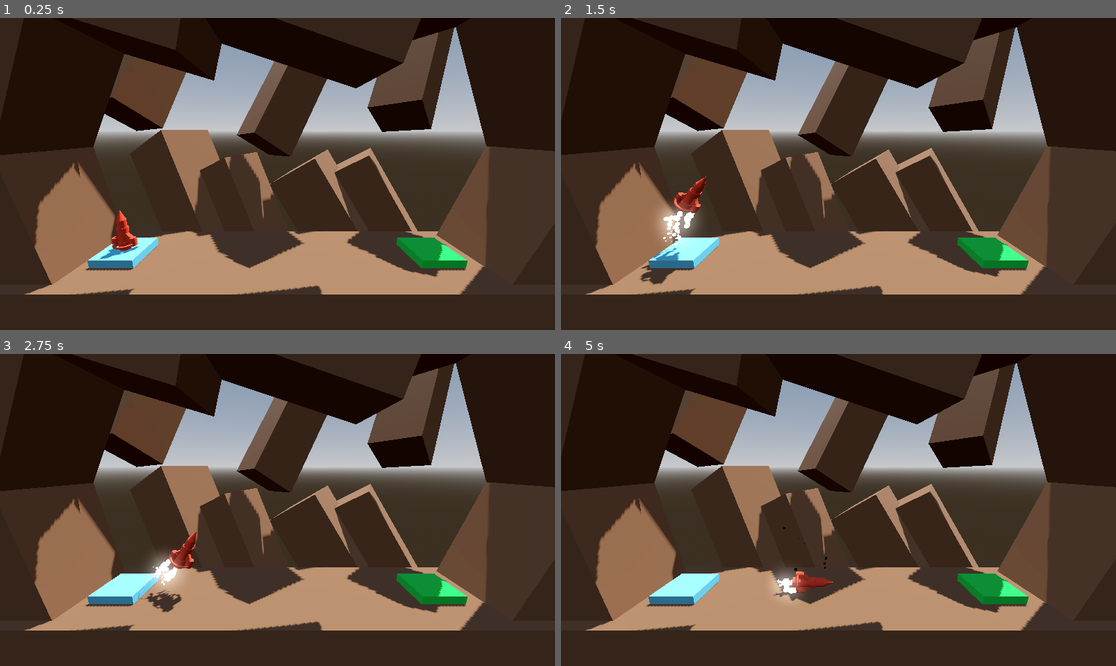
Above: before the commit, frames 1-4 (two rows, left to right).
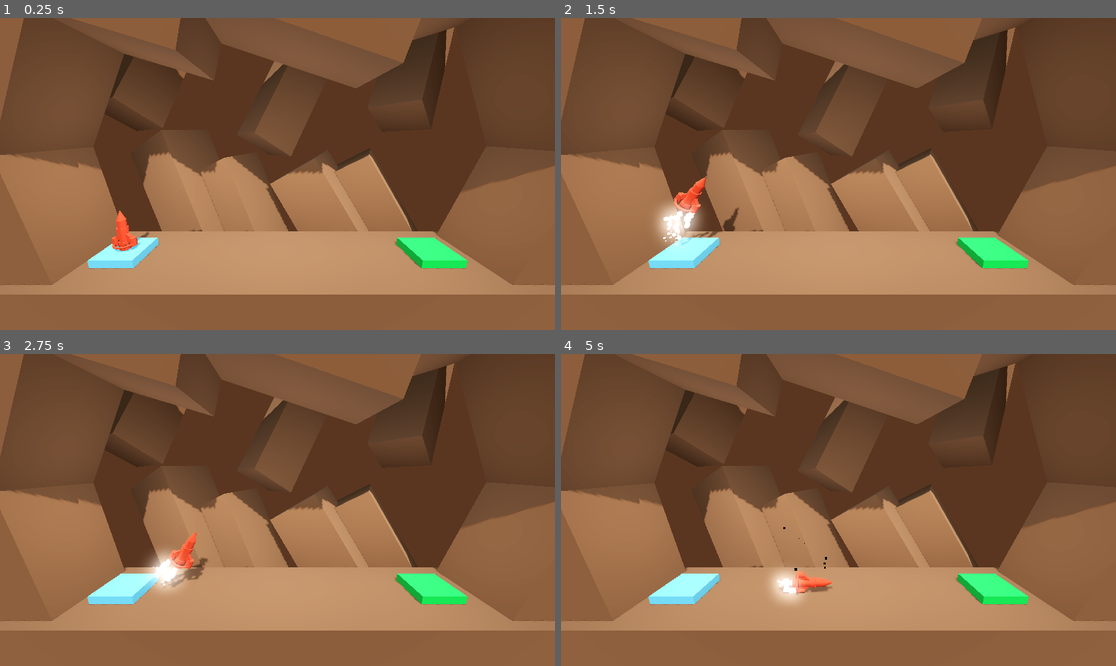
Above: after the commit, the same moments.

Repository: suthikawong/project-boost-game
Game: Godot game, scene res://Level/level.tscn
The game is run twice, just before and just after one commit, with the same random seed, the same clock (stepped at 60 frames per second) and the same inputs.
Inputs:
- Up to frame 1 (0.25 s): no input
- Up to frame 2 (1.5 s): tap Enter at 0.5 s; hold D (rotate_right) 0.53-1.28 s; hold Space (boost) 0.53-1.28 s; hold A (rotate_left) from 1.28 s (still down); tap Space (boost) at 1.35 s
- Up to frame 3 (2.75 s): release A (rotate_left) at 2.03 s; hold D (rotate_right) from 2.03 s (still down); hold Space (boost) from 2.03 s (still down)
- Up to frame 4 (5 s): release Space (boost) at 2.78 s; tap Space (boost) at 2.85, 4.35 s; release D (rotate_right) at 3.53 s; hold Space (boost) 3.53-4.28 s; hold A (rotate_left) from 3.53 s (still down)

The runs differ from the first frame. In frame 1, 82% of the frame differs, in the area x 0-100%, y 0-100%; in frame 2, 82%; in frame 3, 82%; in frame 4, 81%.

Commit message:
fix light & env

Diff:
--- a/Background.tscn
+++ b/Background.tscn
@@ -1,7 +1,22 @@
-[gd_scene load_steps=2 format=3 uid="uid://bpygpak4qvghm"]
+[gd_scene load_steps=5 format=3 uid="uid://bpygpak4qvghm"]
 
 [sub_resource type="StandardMaterial3D" id="StandardMaterial3D_n8kd4"]
 albedo_color = Color(0.4, 0.270588, 0.176471, 1)
+
+[sub_resource type="ProceduralSkyMaterial" id="ProceduralSkyMaterial_u3fdi"]
+sky_horizon_color = Color(0.64625, 0.65575, 0.67075, 1)
+ground_horizon_color = Color(0.64625, 0.65575, 0.67075, 1)
+
+[sub_resource type="Sky" id="Sky_vq106"]
+sky_material = SubResource("ProceduralSkyMaterial_u3fdi")
+
+[sub_resource type="Environment" id="Environment_0dr7u"]
+background_mode = 1
+background_color = Color(0.07, 0.0449633, 0.0294, 1)
+sky = SubResource("Sky_vq106")
+ambient_light_source = 3
+tonemap_mode = 2
+glow_enabled = true
 
 [node name="Floor" type="CSGBox3D" groups=["Hazard"]]
 transform = Transform3D(1, 0, 0, 0, 1, 0, 0, 0, 1, 0, -4, 0)
@@ -78,3 +93,26 @@
 transform = Transform3D(-0.418265, 0.194367, -0.887286, 0.522128, 0.850771, -0.0597624, 0.743261, -0.488273, -0.457332, -8.46616, 15.1844, -6.51466)
 size = Vector3(3, 10, 3)
 material = SubResource("StandardMaterial3D_n8kd4")
+
+[node name="DirectionalLight3D" type="DirectionalLight3D" parent="."]
+transform = Transform3D(0.984808, -0.111619, 0.133022, 0, 0.766044, 0.642788, -0.173648, -0.633022, 0.754407, 0, 0, 0)
+light_energy = 0.5
+shadow_enabled = true
+
+[node name="WorldEnvironment" type="WorldEnvironment" parent="."]
+environment = SubResource("Environment_0dr7u")
+
+[node name="OmniLight3D" type="OmniLight3D" parent="."]
+transform = Transform3D(1, 0, 0, 0, 1, 0, 0, 0, 1, 0, 9, 0)
+omni_range = 12.0
+omni_attenuation = 0.5
+
+[node name="OmniLight3D2" type="OmniLight3D" parent="."]
+transform = Transform3D(1, 0, 0, 0, 1, 0, 0, 0, 1, -6.27331, 9, 0)
+omni_range = 12.0
+omni_attenuation = 0.5
+
+[node name="OmniLight3D3" type="OmniLight3D" parent="."]
+transform = Transform3D(1, 0, 0, 0, 1, 0, 0, 0, 1, 6.14533, 9, 0)
+omni_range = 12.0
+omni_attenuation = 0.5
--- a/Level/level.tscn
+++ b/Level/level.tscn
@@ -1,21 +1,8 @@
-[gd_scene load_steps=9 format=3 uid="uid://bokwcm2gpvj1d"]
+[gd_scene load_steps=6 format=3 uid="uid://bokwcm2gpvj1d"]
 
 [ext_resource type="Script" path="res://Level/LandingPad.gd" id="1_hpfdw"]
 [ext_resource type="PackedScene" uid="uid://b7nereet08n72" path="res://player.tscn" id="1_mtljg"]
 [ext_resource type="PackedScene" uid="uid://bpygpak4qvghm" path="res://Background.tscn" id="1_wsc61"]
-
-[sub_resource type="ProceduralSkyMaterial" id="ProceduralSkyMaterial_2gbuj"]
-sky_horizon_color = Color(0.64625, 0.65575, 0.67075, 1)
-ground_horizon_color = Color(0.64625, 0.65575, 0.67075, 1)
-
-[sub_resource type="Sky" id="Sky_vq106"]
-sky_material = SubResource("ProceduralSkyMaterial_2gbuj")
-
-[sub_resource type="Environment" id="Environment_4j75j"]
-background_mode = 2
-sky = SubResource("Sky_vq106")
-tonemap_mode = 2
-glow_enabled = true
 
 [sub_resource type="StandardMaterial3D" id="StandardMaterial3D_bs6f4"]
 albedo_color = Color(0.337255, 0.662745, 0.788235, 1)
@@ -24,13 +11,6 @@
 albedo_color = Color(0.0862745, 0.729412, 0.239216, 1)
 
 [node name="Level" type="Node3D"]
-
-[node name="WorldEnvironment" type="WorldEnvironment" parent="."]
-environment = SubResource("Environment_4j75j")
-
-[node name="DirectionalLight3D" type="DirectionalLight3D" parent="."]
-transform = Transform3D(-0.866023, -0.433016, 0.250001, 0, 0.499998, 0.866027, -0.500003, 0.749999, -0.43301, 0, 0, 0)
-shadow_enabled = true
 
 [node name="Floor" parent="." instance=ExtResource("1_wsc61")]
 
--- a/Level/level_2.tscn
+++ b/Level/level_2.tscn
@@ -1,21 +1,8 @@
-[gd_scene load_steps=10 format=3 uid="uid://c28k8uscrmfev"]
+[gd_scene load_steps=7 format=3 uid="uid://c28k8uscrmfev"]
 
 [ext_resource type="Script" path="res://Level/LandingPad.gd" id="1_5f7gd"]
 [ext_resource type="PackedScene" uid="uid://b7nereet08n72" path="res://player.tscn" id="2_we0lc"]
 [ext_resource type="PackedScene" uid="uid://bpygpak4qvghm" path="res://Background.tscn" id="3_87im1"]
-
-[sub_resource type="ProceduralSkyMaterial" id="ProceduralSkyMaterial_2gbuj"]
-sky_horizon_color = Color(0.64625, 0.65575, 0.67075, 1)
-ground_horizon_color = Color(0.64625, 0.65575, 0.67075, 1)
-
-[sub_resource type="Sky" id="Sky_vq106"]
-sky_material = SubResource("ProceduralSkyMaterial_2gbuj")
-
-[sub_resource type="Environment" id="Environment_4j75j"]
-background_mode = 2
-sky = SubResource("Sky_vq106")
-tonemap_mode = 2
-glow_enabled = true
 
 [sub_resource type="StandardMaterial3D" id="StandardMaterial3D_xbp5h"]
 albedo_color = Color(0.890196, 0.501961, 0.917647, 1)
@@ -27,13 +14,6 @@
 albedo_color = Color(0.0862745, 0.729412, 0.239216, 1)
 
 [node name="Level" type="Node3D"]
-
-[node name="WorldEnvironment" type="WorldEnvironment" parent="."]
-environment = SubResource("Environment_4j75j")
-
-[node name="DirectionalLight3D" type="DirectionalLight3D" parent="."]
-transform = Transform3D(-0.866023, -0.433016, 0.250001, 0, 0.499998, 0.866027, -0.500003, 0.749999, -0.43301, 0, 0, 0)
-shadow_enabled = true
 
 [node name="Obstacle" type="CSGBox3D" parent="." groups=["Hazard"]]
 transform = Transform3D(1, 0, 0, 0, 1, 0, 0, 0, 1, 0, 1.30898, 0)
--- a/Level/level_3.tscn
+++ b/Level/level_3.tscn
@@ -1,21 +1,8 @@
-[gd_scene load_steps=10 format=3 uid="uid://bkyy8emf87rjd"]
+[gd_scene load_steps=7 format=3 uid="uid://bkyy8emf87rjd"]
 
 [ext_resource type="Script" path="res://Level/LandingPad.gd" id="1_1x6l3"]
 [ext_resource type="PackedScene" uid="uid://b7nereet08n72" path="res://player.tscn" id="2_1t0bb"]
 [ext_resource type="PackedScene" uid="uid://bpygpak4qvghm" path="res://Background.tscn" id="3_5ylfk"]
-
-[sub_resource type="ProceduralSkyMaterial" id="ProceduralSkyMaterial_2gbuj"]
-sky_horizon_color = Color(0.64625, 0.65575, 0.67075, 1)
-ground_horizon_color = Color(0.64625, 0.65575, 0.67075, 1)
-
-[sub_resource type="Sky" id="Sky_vq106"]
-sky_material = SubResource("ProceduralSkyMaterial_2gbuj")
-
-[sub_resource type="Environment" id="Environment_4j75j"]
-background_mode = 2
-sky = SubResource("Sky_vq106")
-tonemap_mode = 2
-glow_enabled = true
 
 [sub_resource type="StandardMaterial3D" id="StandardMaterial3D_xbp5h"]
 albedo_color = Color(0.890196, 0.501961, 0.917647, 1)
@@ -27,13 +14,6 @@
 albedo_color = Color(0.0862745, 0.729412, 0.239216, 1)
 
 [node name="Level" type="Node3D"]
-
-[node name="WorldEnvironment" type="WorldEnvironment" parent="."]
-environment = SubResource("Environment_4j75j")
-
-[node name="DirectionalLight3D" type="DirectionalLight3D" parent="."]
-transform = Transform3D(-0.866023, -0.433016, 0.250001, 0, 0.499998, 0.866027, -0.500003, 0.749999, -0.43301, 0, 0, 0)
-shadow_enabled = true
 
 [node name="Obstacle" type="CSGBox3D" parent="." groups=["Hazard"]]
 transform = Transform3D(1, 0, 0, 0, 1, 0, 0, 0, 1, 0, 5.89644, 0)
--- a/Level/level_4.tscn
+++ b/Level/level_4.tscn
@@ -1,22 +1,9 @@
-[gd_scene load_steps=10 format=3 uid="uid://crdh7bklohflw"]
+[gd_scene load_steps=7 format=3 uid="uid://crdh7bklohflw"]
 
 [ext_resource type="Script" path="res://Level/LandingPad.gd" id="1_187jw"]
 [ext_resource type="PackedScene" uid="uid://b7nereet08n72" path="res://player.tscn" id="2_xfari"]
 [ext_resource type="PackedScene" uid="uid://f3jj2n1gvpc" path="res://moving_hazard.tscn" id="3_3hef8"]
 [ext_resource type="PackedScene" uid="uid://bpygpak4qvghm" path="res://Background.tscn" id="4_b1kwa"]
-
-[sub_resource type="ProceduralSkyMaterial" id="ProceduralSkyMaterial_2gbuj"]
-sky_horizon_color = Color(0.64625, 0.65575, 0.67075, 1)
-ground_horizon_color = Color(0.64625, 0.65575, 0.67075, 1)
-
-[sub_resource type="Sky" id="Sky_vq106"]
-sky_material = SubResource("ProceduralSkyMaterial_2gbuj")
-
-[sub_resource type="Environment" id="Environment_4j75j"]
-background_mode = 2
-sky = SubResource("Sky_vq106")
-tonemap_mode = 2
-glow_enabled = true
 
 [sub_resource type="StandardMaterial3D" id="StandardMaterial3D_bs6f4"]
 albedo_color = Color(0.337255, 0.662745, 0.788235, 1)
@@ -25,13 +12,6 @@
 albedo_color = Color(0.0862745, 0.729412, 0.239216, 1)
 
 [node name="Level" type="Node3D"]
-
-[node name="WorldEnvironment" type="WorldEnvironment" parent="."]
-environment = SubResource("Environment_4j75j")
-
-[node name="DirectionalLight3D" type="DirectionalLight3D" parent="."]
-transform = Transform3D(-0.866023, -0.433016, 0.250001, 0, 0.499998, 0.866027, -0.500003, 0.749999, -0.43301, 0, 0, 0)
-shadow_enabled = true
 
 [node name="LaunchPad" type="CSGBox3D" parent="."]
 transform = Transform3D(1, 0, 0, 0, 1, 0, 0, 0, 1, -7.5, 0.2, 0)
